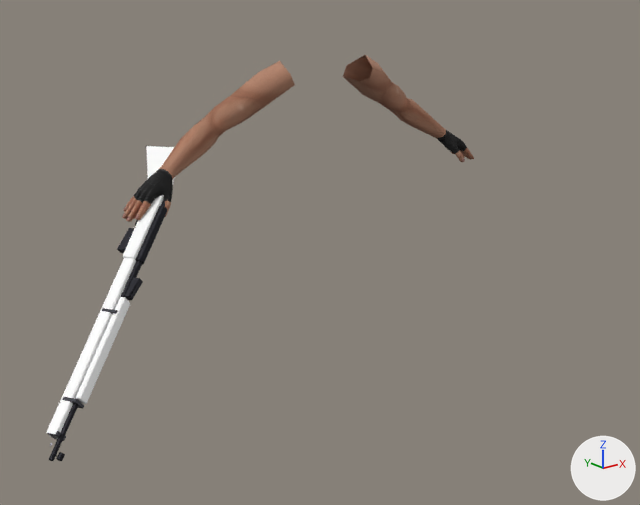
The glTF model assets/models/viewmodels/mosin_fp.glb, before and after one commit.
Camera for both pictures: a 50 mm lens placed at (-2.11, -2.59, 1.95), pointed at (0.47, 0.63, 0.66). Lighting does not change. The marker at lower right points along +X, +Y and +Z. The picture after the commit comes second. Vertices at exactly the same position are counted once.

The first picture shows 'ArmsMesh', 'Mosin_Rifle_VC'.
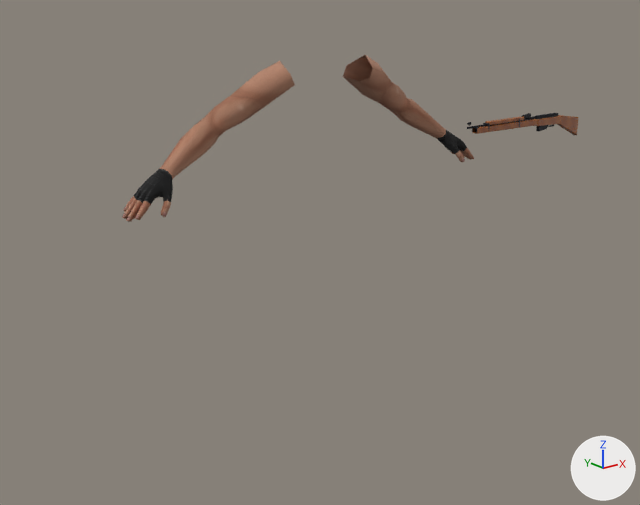
Pixel boxes (x1, y1, x2, y2) of what changed, in the pictures (640 x 505 px):
'Mosin_Rifle_VC', surface changed, moved, turned: before (46, 146, 175, 461); after (467, 113, 578, 135)

The change, as a list of edits to the scene's bpy script:
```text
Add img_bake_woodbirch:
    img_bake_woodbirch = load_image('bake_WoodBirch', '_unpacked/bake_WoodBirch', 512, 512, 'sRGB')
Change mat_woodbirch:
    remove mat_woodbirch.base_color = (1.0, 1.0, 1.0)  # white #ffffff
    add mat_woodbirch.texture = img_bake_woodbirch
Change me_cube_019:
    where me_cube_019.from_pydata(...)  # 1116 vertices, 2148 faces; spans x -0.606..0.582, y -0.025..0.025, z -0.138..0.058
    used by ob_mosin_rifle_vc; location = (-0.938, -0.119, 1.005); rotation_euler = (1.527, -0.708, 0.525), in degrees (87, -41, 30); scale = (0.957, 1.02, 1.04)
    me_cube_019 part 1: texture (UV) coordinates of 2148 of 2148 faces, centred in x -0.606..0.582, y -0.024..0.024, z -0.137..0.058, changed; they spanned u 0.0..1.0, v 0.0..1.0 and now span u 0.01..0.99, v 0.01..0.99
Change ob_mosin_rifle_vc:
    ob_mosin_rifle_vc.rotation_euler: (1.527, -0.708, 0.525) -> (0.0, 0.0, 0.0)  # degrees (87, -41, 30) -> degrees (0, 0, 0)
    ob_mosin_rifle_vc.location: (-0.938, -0.119, 1.005) -> (2.7, 1.2, 1.0)
```
